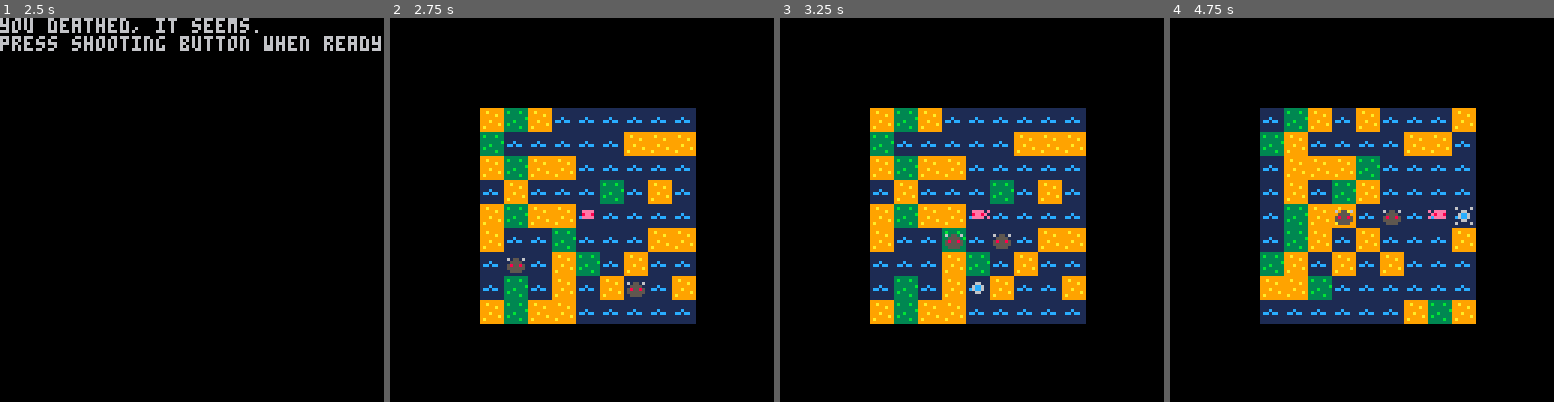
Above: before the commit, frames 1-4 (left to right).
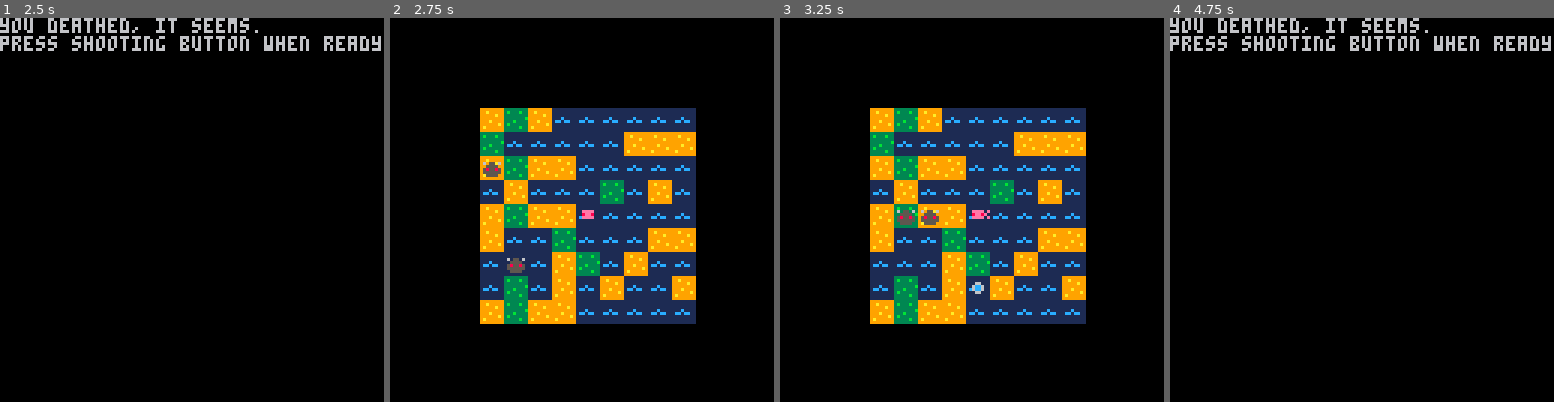
Above: after the commit, the same moments.

Repository: Rabbival/Pico8GridGame
Game: PICO-8 cartridge grid_game_main.p8
The game is run twice, just before and just after one commit, with the same random seed, the same clock (stepped at 60 frames per second) and the same inputs.
Inputs:
- Up to frame 1 (2.5 s): tap X (X key) at 0.33, 1.07, 1.85 s; tap O (Z key) at 0.7, 1.7, 2.1 s; hold Right 1.6-2.1 s; hold Up 2.15-2.42 s; hold Right from 2.47 s (still down)
- Up to frame 2 (2.75 s): keep holding Right; tap O (Z key) at 2.5 s
- Up to frame 3 (3.25 s): tap O (Z key) at 2.9 s; tap X (X key) at 2.97 s; release Right at 3.03 s; hold Left from 3.08 s (still down)
- Up to frame 4 (4.75 s): tap O (Z key) every 0.4 s from 3.3 to 4.5 s; release Left at 3.58 s; hold Down 3.63-3.97 s; hold Right 4.02-4.68 s; tap X (X key) at 4.08 s; hold Up from 4.73 s (still down)

Frame 1 is identical in both runs. In frame 2, 0.3% of the frame differs, in the area x 24-67%, y 37-73%; in frame 3, 0.6%; in frame 4, 34%, in the area x 0-100%, y 0-80%.

Commit message:
more sound variance

Diff:
--- a/consts/sound_consts.lua
+++ b/consts/sound_consts.lua
@@ -1,6 +1,12 @@
-ENEMY_STEP_SOUND = 0
+ENEMY_STEP_SOUND_1 = 0
 ENEMY_DEATH_SOUND_1 = 1
 ENEMY_DEATH_SOUND_2 = 2
-BULLET_SHOT_SOUND = 3
+BULLET_SHOT_SOUND_1 = 3
 BULLET_DESPAWN_SOUND = 4
 PLAYER_DEATH_SOUND = 5
+ENEMY_STEP_SOUND_2 = 6
+BULLET_SHOT_SOUND_2 = 7
+
+LEVEL_MUSIC =  0
+VICTORY_MUSIC = 5
+NO_MUSIC = 6
--- a/init.lua
+++ b/init.lua
@@ -3,7 +3,7 @@
 end
 
 function start_game()
-    music(0)
+    music(LEVEL_MUSIC)
     set_app_state_to_game()
     init_despawn_sprites()
     init_bullet_list()
--- a/managers/bullet_manager.lua
+++ b/managers/bullet_manager.lua
@@ -10,7 +10,7 @@
     bullet.type = bullet_type
     bullet.map_exit_policy = DESPAWN
     add(bullets, bullet)
-    sfx(BULLET_SHOT_SOUND)
+    sfx(choose_random(BULLET_SHOT_SOUND_1, BULLET_SHOT_SOUND_2))
 end
 
 function update_bullets()
--- a/managers/collision_manager.lua
+++ b/managers/collision_manager.lua
@@ -9,7 +9,7 @@
     for enemy in all(enemies) do
         if on_same_tile(enemy, player) then
             sfx(PLAYER_DEATH_SOUND)
-            music(1)
+            music(VICTORY_MUSIC)
             app_state = GAME_OVER
         end
     end
--- a/managers/despawn_manager.lua
+++ b/managers/despawn_manager.lua
@@ -12,7 +12,7 @@
     if enemies_count_before > count(enemies) then
         sfx(choose_random(ENEMY_DEATH_SOUND_1, ENEMY_DEATH_SOUND_2))
         if count(enemies) == 0 then
-            music(2)
+            music(NO_MUSIC)
             app_state = GAME_WON
         end
     end
--- a/managers/enemy_manager.lua
+++ b/managers/enemy_manager.lua
@@ -46,7 +46,7 @@
         next_move_direction = enemy.path[enemy.next_move_index]
         move_unit(next_move_direction, enemy, 1)
         enemy.next_move_index += 1
-        sfx(ENEMY_STEP_SOUND)
+        sfx(choose_random(ENEMY_STEP_SOUND_1, ENEMY_STEP_SOUND_2))
     end
 end
 
Not shown, changed: the music (__music__) section of grid_game_main.p8
Not shown, changed: the sound effects (__sfx__) section of grid_game_main.p8
